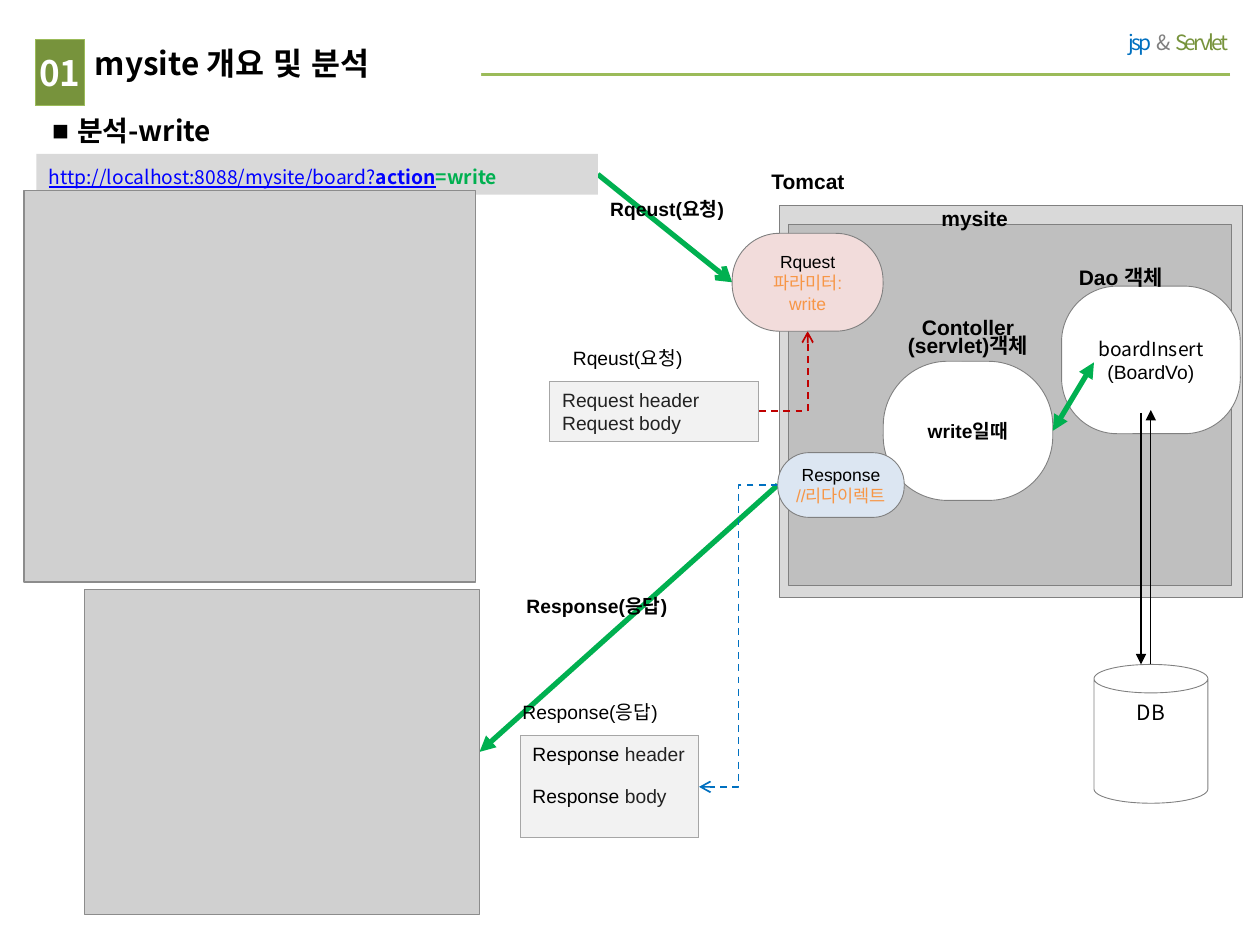
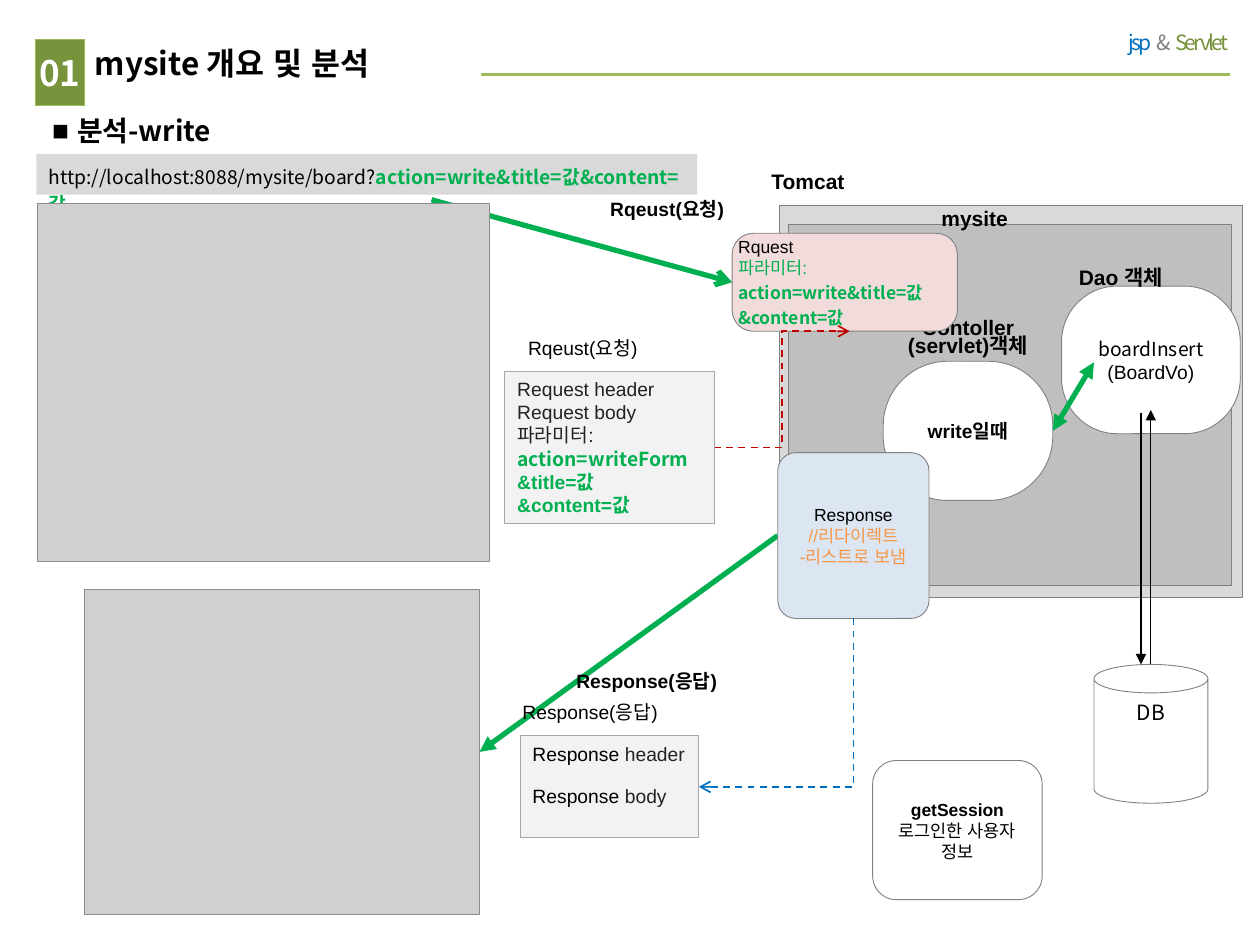
Before and after one commit to wonho951/mysite, a slide deck: slide 4 of mysite 그림.pptx. Drawn at 1260x945 pixels with LibreOffice and Linux fonts; fonts in the diff are those of the drawing; grey boxes stand for pictures. Boxes give left, top, right and bottom in pixels: in the first picture for what was removed or moved away, otherwise in the second. Text is boxed around its words. In the diff, an @@ line names an element or a change of style, - is before the commit and + after.

Commit message:
2021.07.21 board 그림

```diff
--- a/mysite 그림.pptx
+++ b/mysite 그림.pptx
@@ rectangle "http://localhost:8088/mysite/board?action=write&title=값&cont ...": place and size @@
-rectangle "http://localhost:8088/mysite/board?action=write&title=값&cont ..." at [37, 154, 598, 194]
+rectangle "http://localhost:8088/mysite/board?action=write&title=값&cont ..." at [37, 154, 697, 194]
@@ text in rectangle at [49, 168, 679, 204]: text changed; text colour #0000FF to #000000 @@
-http://localhost:8088/mysite/board?action=write
+http://localhost:8088/mysite/board?action=write&title=값&content=값
@@ picture: place and size @@
-picture at [24, 190, 475, 582]
+picture at [38, 204, 489, 562]
@@ arrow moved from (597, 174) - (732, 282) to (432, 200) - (732, 282) @@
@@ rounded rectangle "Rquest": place and size @@
-rounded rectangle "Rquest" at [732, 233, 883, 331]
+rounded rectangle "Rquest" at [732, 233, 958, 331]
@@ rounded rectangle "Rquest" at [732, 233, 958, 331]: proportions changed @@
@@ text in rounded rectangle at [738, 241, 807, 276]: text colour #F79646 to #00B050 in "파라미터:"; alignment centre to left @@
@@ text in rounded rectangle at [738, 284, 922, 330]: text changed; font Arial to Noto Sans CJK KR; text colour #F79646 to #00B050; bold on @@
-write
+action=write&title=값&content=값
@@ text "Rqeust(요청)": place and size @@
-text "Rqeust(요청)" at [573, 350, 683, 369]
+text "Rqeust(요청)" at [528, 340, 638, 359]
@@ elbow arrow moved from (759, 412) - (808, 331) to (714, 447) - (849, 331) @@
@@ rectangle "Request header": place and size @@
-rectangle "Request header" at [549, 382, 759, 441]
+rectangle "Request header" at [505, 372, 714, 524]
@@ text in rectangle at [517, 426, 688, 514]: paragraphs added @@
+파라미터:
+action=writeForm
+&title=값
+&content=값
@@ rounded rectangle "Response" at [777, 452, 929, 619]: proportions changed @@
@@ rounded rectangle "Response": place and size @@
-rounded rectangle "Response" at [777, 452, 903, 517]
+rounded rectangle "Response" at [777, 452, 929, 619]
@@ arrow moved from (480, 752) - (777, 485) to (480, 752) - (777, 536) @@
@@ text in rounded rectangle at [800, 548, 907, 565]: paragraph added @@
+-리스트로 보냄
@@ elbow arrow moved from (777, 485) - (699, 788) to (853, 619) - (699, 788) @@
@@ text "Response(응답)": place and size @@
-text "Response(응답)" at [526, 598, 667, 617]
+text "Response(응답)" at [576, 673, 717, 692]
@@ rounded rectangle added at [873, 761, 1043, 900], fill #FFFFFF, outline #808080 0.5 pt, 10 pt, text #000000, bold @@
+getSession
+로그인한 사용자 정보
```
Also in this commit, not shown: 7 other slides changed.
